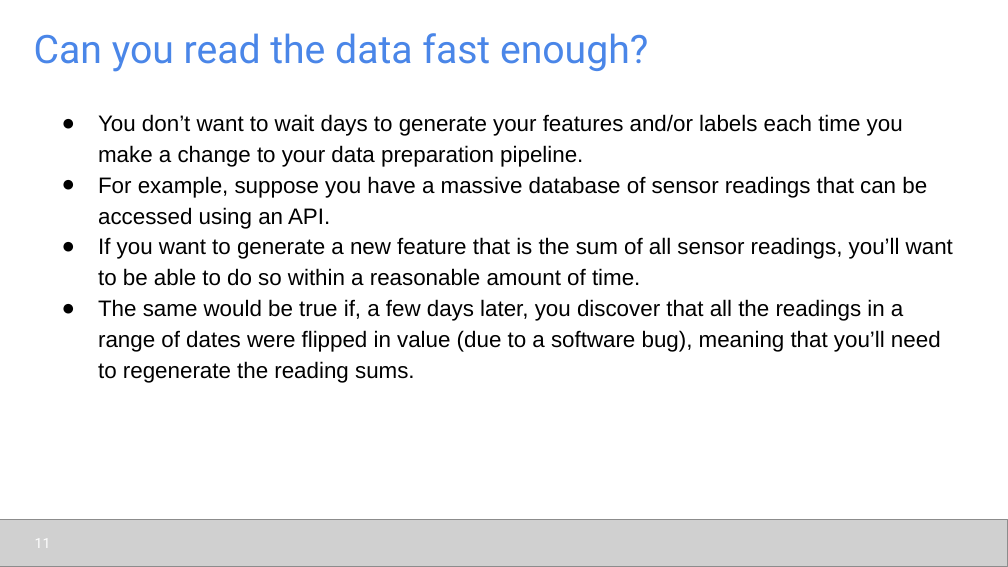
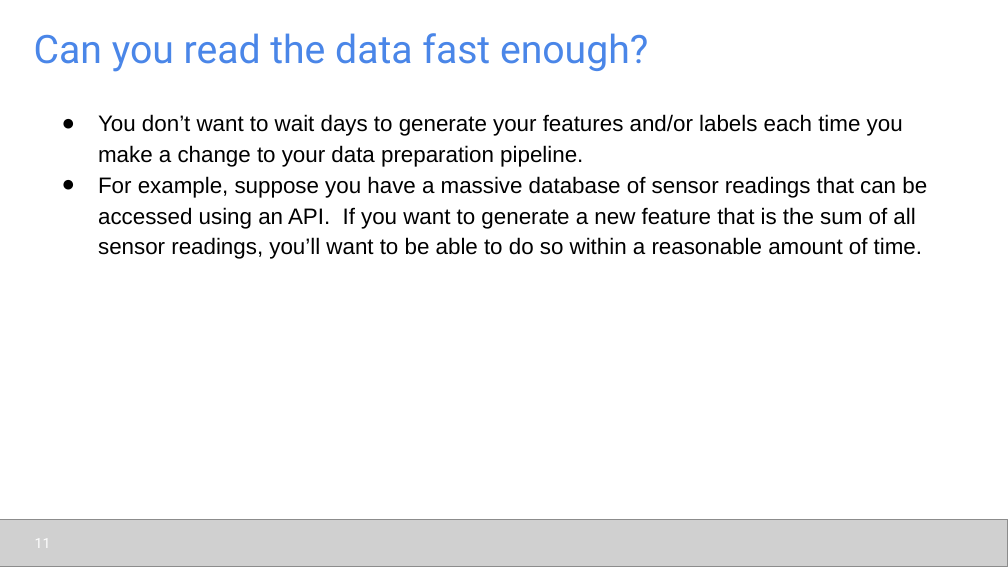
Before and after one commit to udel-cbcb/al_ml_workshop, a slide deck: slide 11 of Day_2/Lectures/Day_2_Lecture_2_Data_Readiness_for_AI_ML_CheckList.pptx. Drawn at 1008x567 pixels with LibreOffice and Linux fonts; fonts in the diff are those of the drawing; grey boxes stand for pictures. Boxes give left, top, right and bottom in pixels: in the first picture for what was removed or moved away, otherwise in the second. Text is boxed around its words. In the diff, an @@ line names an element or a change of style, - is before the commit and + after.

```diff
--- a/Day_2/Lectures/Day_2_Lecture_2_Data_Readiness_for_AI_ML_CheckList.pptx
+++ b/Day_2/Lectures/Day_2_Lecture_2_Data_Readiness_for_AI_ML_CheckList.pptx
@@ text at bbox=[98, 176, 927, 259]: text changed @@
-● For example, suppose you have a massive database of sensor readings that can be accessed using an API.
-● If you want to generate a new feature that is the sum of all sensor readings, you’ll want to be able to do so within a reasonable amount of time.
-● The same would be true if, a few days later, you discover that all the readings in a range of dates were flipped in value (due to a software bug), meaning that you’ll need to regenerate the reading sums.
+● For example, suppose you have a massive database of sensor readings that can be accessed using an API. If you want to generate a new feature that is the sum of all sensor readings, you’ll want to be able to do so within a reasonable amount of time.
```
Also in this commit, not shown: 13 other slides changed, 2 slides removed, 9 other files.
